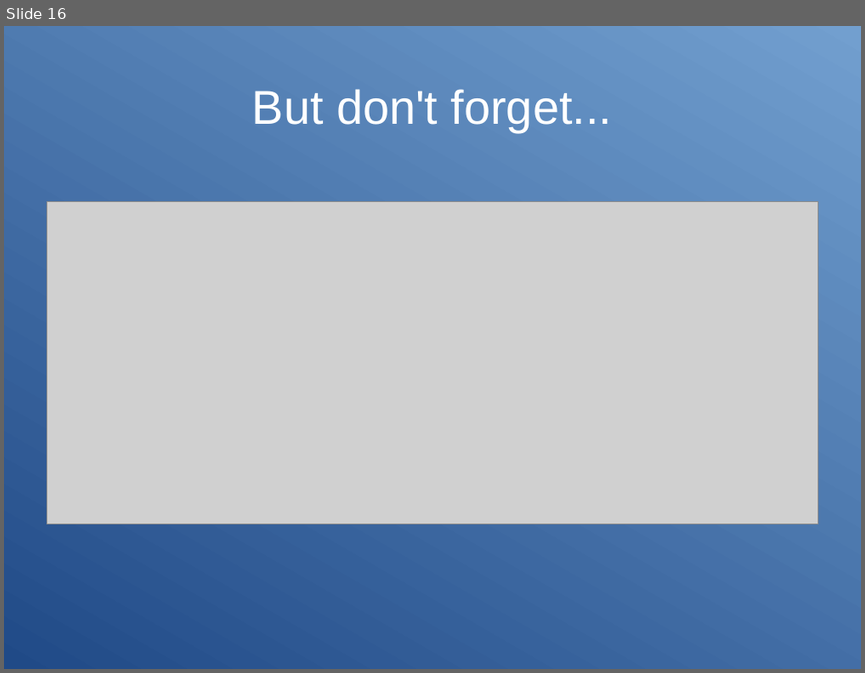
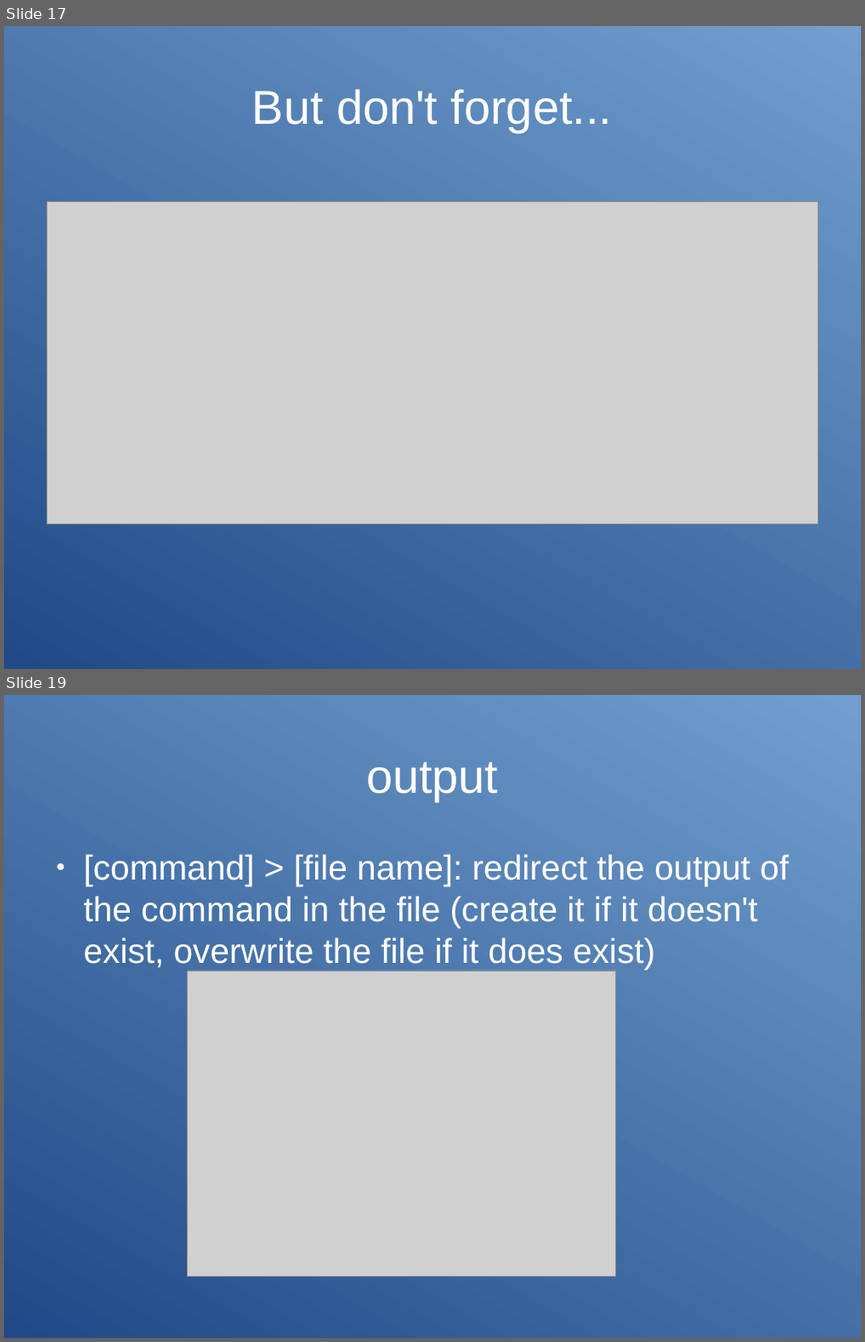
Before and after one commit to Clibre/An-introduction-to-bash, a slide deck: presentation.odp. Shown one above the other, each under a label of ours: slide 16 before the commit, slides 17 and 19 after it; the slides between them are not shown. The pictures are 865x673 and 865x1342 pixels, drawn with LibreOffice and Linux fonts; fonts in the diff are those of the drawing; grey boxes stand for pictures. Boxes give left, top, right and bottom in pixels: in the first picture for what was removed or moved away, otherwise in the second. Text is boxed around its words. In the diff, an @@ line names an element or a change of style, - is before the commit and + after.

Commit message:
ajout de la partie sur les redirections

```diff
--- a/presentation.odp
+++ b/presentation.odp
@@ slide 19 added at [4, 695, 861, 1338], background gradient #204A87 to #729FCF @@
@@ title added at [366, 762, 498, 801], 44 pt, text #FFFFFF @@
+output
@@ text added at [84, 854, 789, 969], 32 pt, text #FFFFFF @@
+● [command] > [file name]: redirect the output of the command in the file (create it if it doesn't exist, overwrite the file if it does exist)
@@ picture added at [188, 970, 616, 1276] @@
@@ what was slide 16 is now slide 17 @@
```
Also in this commit, not shown: 2 slides changed, 8 other slides added, 8 other files.
